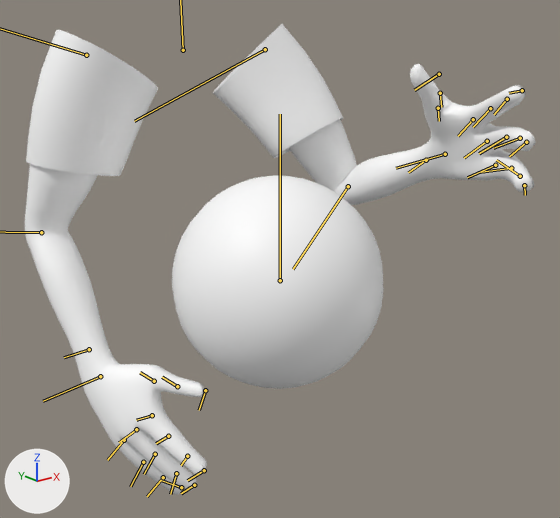
The FBX model Assets/Characters/Hobbit/Hobbit.fbx: old version first, new version second.
Before and after are seen from a 50 mm lens placed at (-0.547, -0.882, 0.851), pointed at (-0.006, -0.206, 0.581). The axes (+X, +Y, +Z) are drawn at lower left. The lights are the same throughout. Both versions are drawn at frame 449 of the action 'highWalk'; the numbers are the values there. The bones that bend it are drawn over the model as lines.

Objects in the first picture: 'arms', 'basketball'.
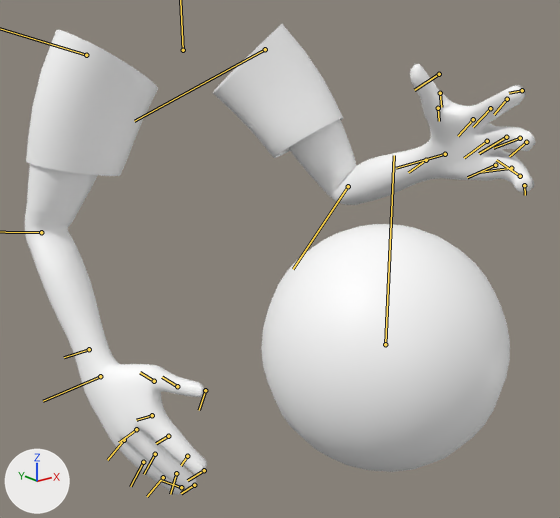
Pixel boxes (x1, y1, x2, y2) of what changed, in the pictures (560 x 518 px):
'basketball', posed (18% wider, 16% taller)
    before: (172, 176, 383, 389)
    after: (261, 224, 510, 472)
'arms', posed
    both: (25, 24, 535, 495)
bone 'Basketball_JNT', root to tip
    before: (280, 280) to (280, 114)
    after: (385, 344) to (394, 155)

What the commit changed:
Bone 'Basketball_JNT' (bone_basketball_jnt) moves from (0.0, 0.0, 0.0) to (0.0, -2.3, 17.5).
